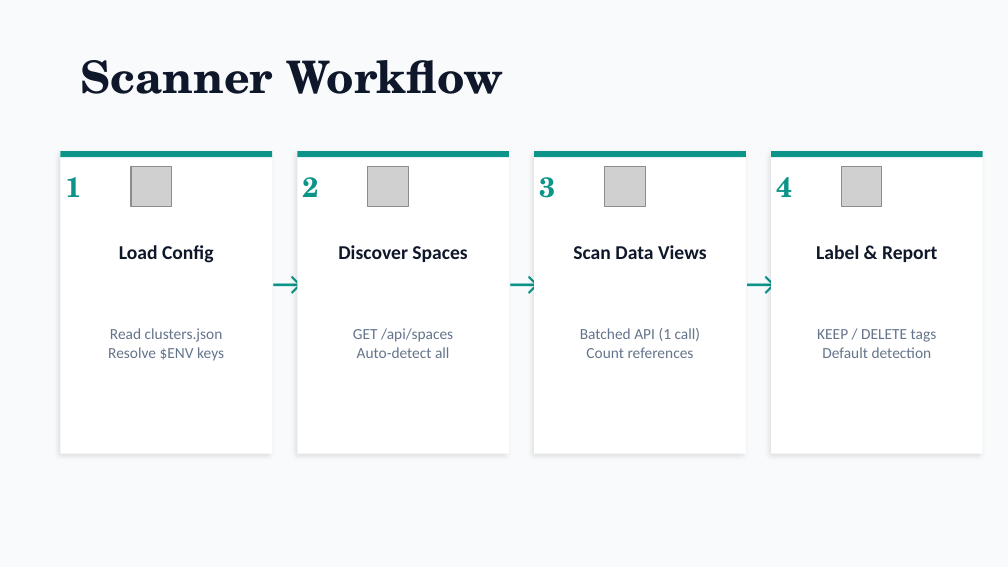
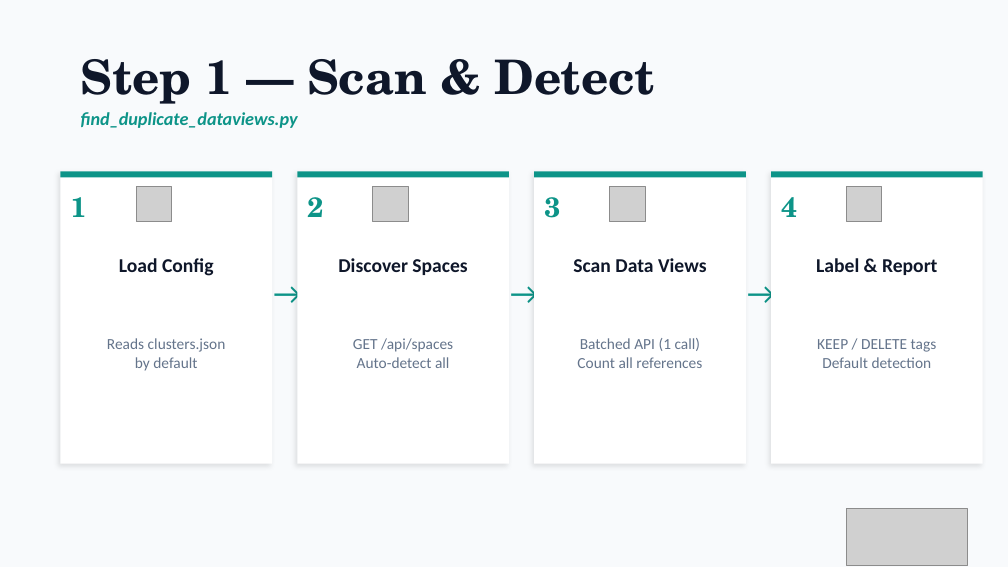
Before and after one commit to olajio/kibana-dataview-deduplicator, a slide deck: slide 4 of Duplicate_DataViews_Toolkit.pptx. Drawn at 1008x567 pixels with LibreOffice and Linux fonts; fonts in the diff are those of the drawing; grey boxes stand for pictures. Boxes give left, top, right and bottom in pixels: in the first picture for what was removed or moved away, otherwise in the second. Text is boxed around its words. In the diff, an @@ line names an element or a change of style, - is before the commit and + after.

```diff
--- a/Duplicate_DataViews_Toolkit.pptx
+++ b/Duplicate_DataViews_Toolkit.pptx
@@ text added at bbox=[81, 59, 656, 104], 34 pt, text #0F172A, bold @@
+Step 1 — Scan & Detect
@@ text removed at bbox=[81, 60, 503, 94] @@
-Scanner Workflow
@@ text added at bbox=[81, 112, 298, 128], 13 pt, text #0D9488, bold, italic @@
+find_duplicate_dataviews.py
@@ rectangle: place and size @@
-rectangle at bbox=[60, 151, 272, 454]
+rectangle at bbox=[60, 171, 272, 464]
@@ rectangle: place and size @@
-rectangle at bbox=[297, 151, 509, 454]
+rectangle at bbox=[297, 171, 509, 464]
@@ rectangle: place and size @@
-rectangle at bbox=[534, 151, 746, 454]
+rectangle at bbox=[534, 171, 746, 464]
@@ rectangle: place and size @@
-rectangle at bbox=[771, 151, 983, 454]
+rectangle at bbox=[771, 171, 983, 464]
@@ 4 rectangles: place and size @@
-4 rectangles at bbox=[60, 151, 983, 157]
+4 rectangles at bbox=[60, 171, 983, 177]
@@ text "1": place and size @@
-text "1" at bbox=[65, 177, 81, 197]
+text "1" at bbox=[71, 197, 87, 217]
@@ picture: place and size @@
-picture at bbox=[131, 166, 171, 207]
+picture at bbox=[136, 186, 171, 222]
@@ text "2": place and size @@
-text "2" at bbox=[302, 177, 318, 197]
+text "2" at bbox=[307, 197, 323, 217]
@@ picture: place and size @@
-picture at bbox=[368, 166, 408, 207]
+picture at bbox=[373, 186, 408, 222]
@@ text "3": place and size @@
-text "3" at bbox=[539, 177, 555, 198]
+text "3" at bbox=[544, 197, 560, 218]
@@ picture: place and size @@
-picture at bbox=[605, 166, 645, 207]
+picture at bbox=[610, 186, 645, 222]
@@ text "4": place and size @@
-text "4" at bbox=[776, 177, 792, 197]
+text "4" at bbox=[781, 197, 797, 217]
@@ picture: place and size @@
-picture at bbox=[842, 166, 882, 207]
+picture at bbox=[847, 186, 882, 222]
@@ text "Load Config": place and size @@
-text "Load Config" at bbox=[119, 245, 214, 263]
+text "Load Config" at bbox=[119, 258, 214, 276]
@@ text "Discover Spaces": place and size @@
-text "Discover Spaces" at bbox=[338, 245, 467, 262]
+text "Discover Spaces" at bbox=[338, 258, 467, 275]
@@ text "Scan Data Views": place and size @@
-text "Scan Data Views" at bbox=[573, 245, 707, 259]
+text "Scan Data Views" at bbox=[573, 258, 707, 272]
@@ text "Label & Report": place and size @@
-text "Label & Report" at bbox=[816, 245, 937, 262]
+text "Label & Report" at bbox=[816, 258, 937, 275]
@@ 6 texts: place and size @@
-6 texts at bbox=[272, 262, 937, 358]
+6 texts at bbox=[272, 272, 937, 368]
@@ size 24 to 22 pt in 3 elements at bbox=[272, 272, 302, 312], bbox=[509, 272, 539, 312], bbox=[746, 272, 776, 312] @@
@@ text at bbox=[107, 338, 226, 371]: text changed @@
-Read clusters.json
-Resolve $ENV keys
+Reads clusters.json
+by default
@@ text at bbox=[577, 357, 702, 368]: text changed @@
-Count references
+Count all references
@@ picture added at bbox=[847, 509, 968, 565] @@
```
Also in this commit, not shown: 8 other slides changed, 2 slides added, 3 other files.
